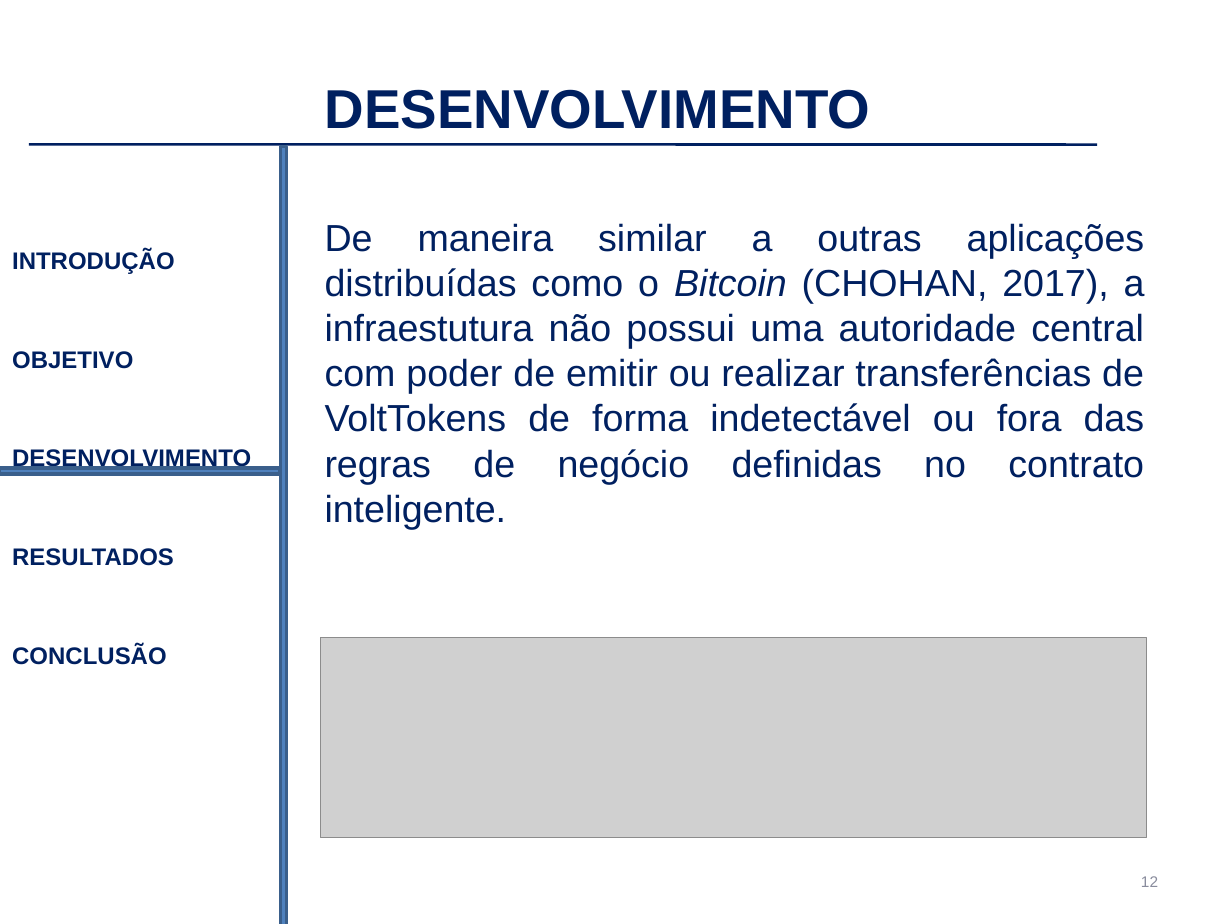
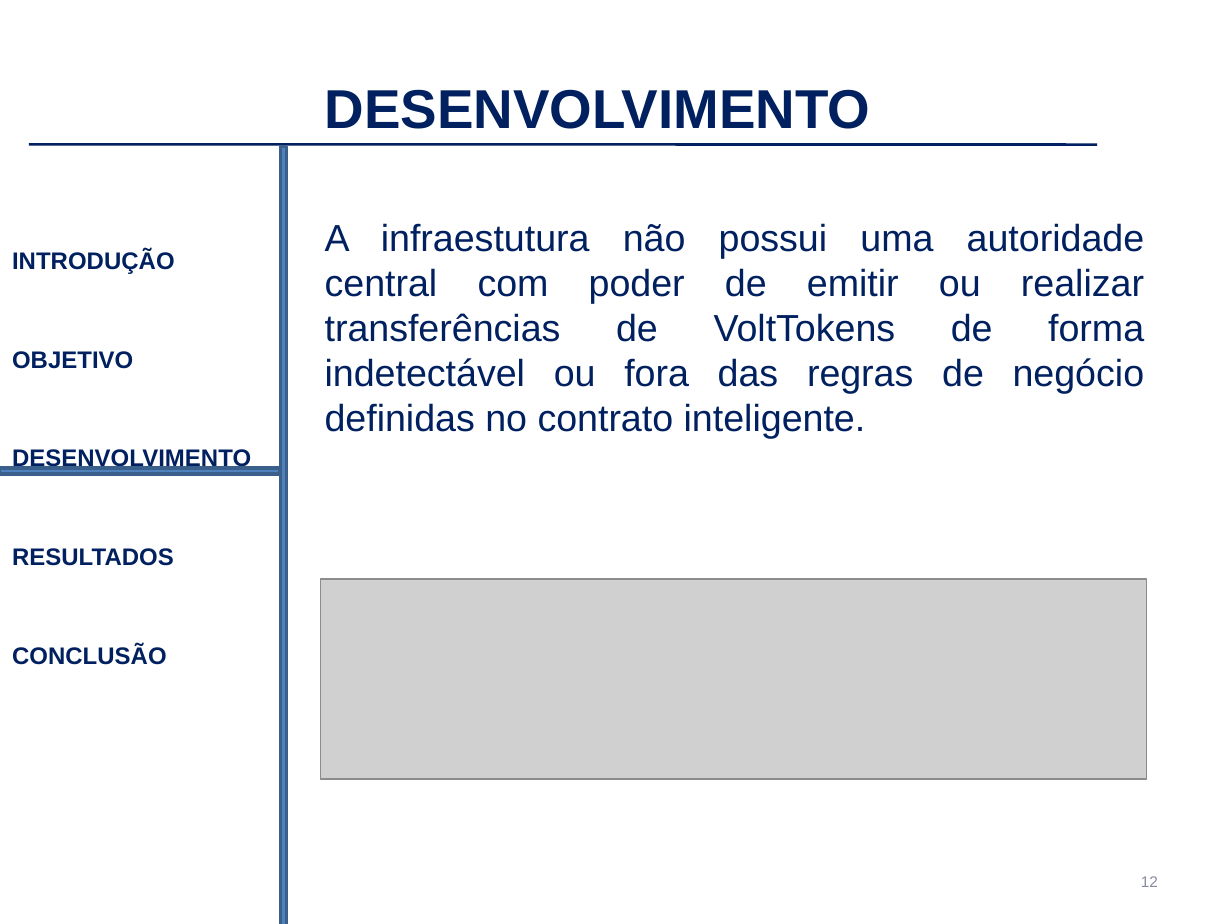
Before and after one commit to eccentricexit/ethervoltz-paper, a slide deck: slide 12 of etep/apresentação-tcc.pptx. Drawn at 1232x924 pixels with LibreOffice and Linux fonts; fonts in the diff are those of the drawing; grey boxes stand for pictures; background and template pictures are left out. Boxes give left, top, right and bottom in pixels: in the first picture for what was removed or moved away, otherwise in the second. Text is boxed around its words. In the diff, an @@ line names an element or a change of style, - is before the commit and + after.

```diff
--- a/etep/apresentação-tcc.pptx
+++ b/etep/apresentação-tcc.pptx
@@ text at box(325, 223, 1145, 439): text changed @@
-De maneira similar a outras aplicações distribuídas como o Bitcoin (CHOHAN, 2017), a infraestutura não possui uma autoridade central com poder de emitir ou realizar transferências de VoltTokens de forma indetectável ou fora das regras de negócio definidas no contrato inteligente.
+A infraestutura não possui uma autoridade central com poder de emitir ou realizar transferências de VoltTokens de forma indetectável ou fora das regras de negócio definidas no contrato inteligente.
@@ picture: place and size @@
-picture at box(320, 638, 1147, 838)
+picture at box(320, 579, 1147, 779)
```
Also in this commit, not shown: 4 other slides changed, 15 other files.
